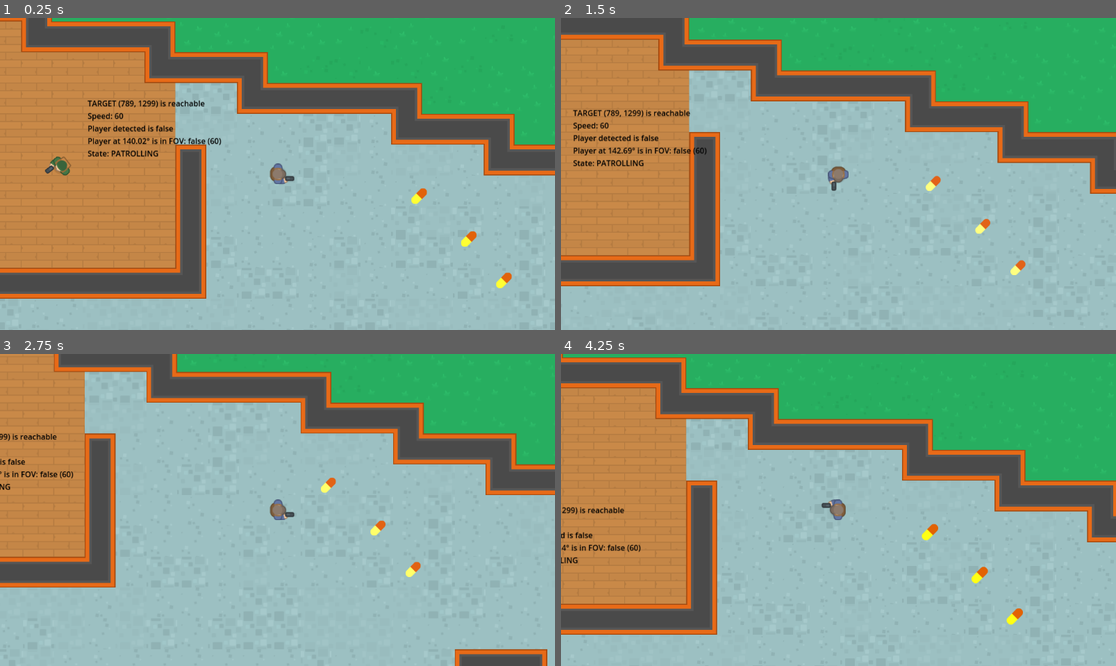
Above: before the commit, frames 1-4 (two rows, left to right).
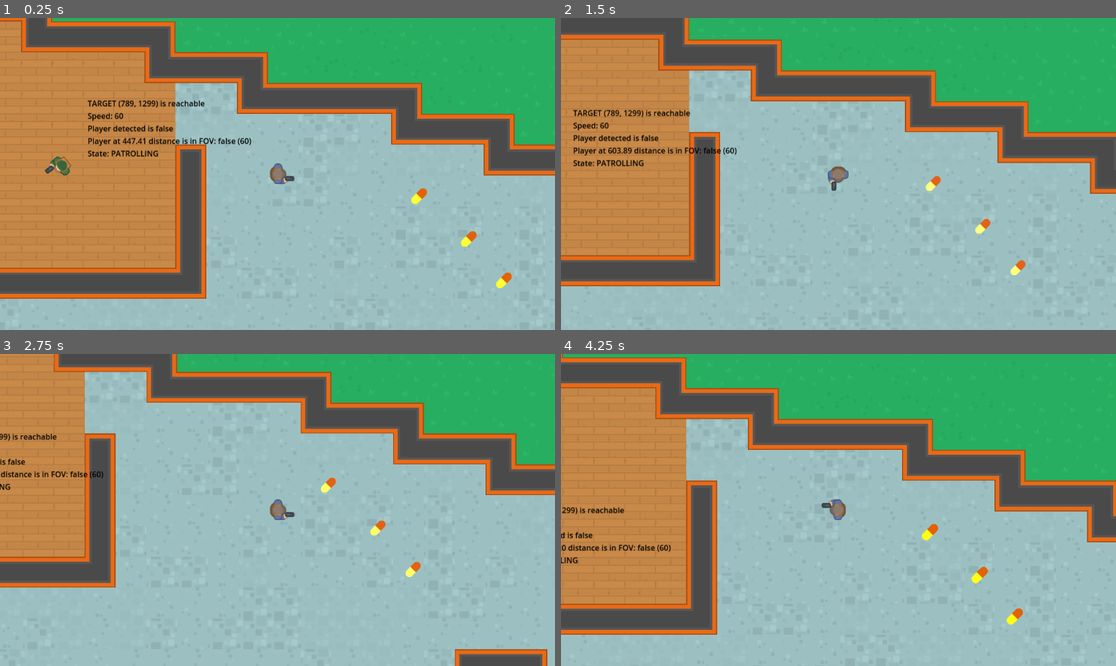
Above: after the commit, the same moments.

Repository: fj0lverkr/do-not-mind-me
Game: Godot game, scene res://scenes/level_map/level_map.tscn
Two runs of this game, one before a commit and one after it. Both use one fixed random seed, a clock stepped at 60 frames per second and the inputs below. Sound files missing from this copy of the repository are replaced by a short silence.
Inputs:
- Up to frame 1 (0.25 s): no input
- Up to frame 2 (1.5 s): hold D (right) 0.53-1.28 s; hold S (down) from 1.28 s (still down)
- Up to frame 3 (2.75 s): release S (down) at 2.03 s; hold D (right) from 2.03 s (still down)
- Up to frame 4 (4.25 s): release D (right) at 2.78 s; hold W (up) 2.78-3.53 s; hold A (left) from 3.53 s (still down)

The runs differ from the first frame. In frame 1, 0.3% of the frame differs, in the area x 22-46%, y 38-41%; in frame 2, 0.3%; in frame 3, 0.2%; in frame 4, 0.3%.

Commit message:
prevent NPC from getting too close to player

Diff:
--- a/scenes/npc/npc.gd
+++ b/scenes/npc/npc.gd
@@ -17,6 +17,8 @@
 	NPC_STATE.SEARCHING: 80,
 	NPC_STATE.CHASING: 100
 }
+
+const MIN_DISTANCE: float = 150.0
 
 @onready
 var _sprite_and_gun: Node2D = $SpriteAndGun
@@ -115,6 +117,10 @@
 	_process_movement()
 
 
+func _get_distance_to_player() -> float:
+	return global_position.distance_to(_player_ref.global_position)
+
+
 func _get_angle_to_player() -> float:
 	var direction: Vector2 = global_position.direction_to(_player_ref.global_position)
 	var dot_product: float = direction.dot(velocity.normalized())
@@ -149,7 +155,10 @@
 			var next_nav_point: Vector2 = _nav_agent.get_next_path_position()
 			_sprite_and_gun.look_at(next_nav_point)
 			velocity = global_position.direction_to(next_nav_point) * SPEED[_current_state]
-			move_and_slide()
+
+			if _current_state != NPC_STATE.CHASING or _get_distance_to_player() >= MIN_DISTANCE:
+				move_and_slide()
+
 		else:
 			if _current_state == NPC_STATE.PATROLLING:
 				_patrol_to(_get_next_patrol_point())
@@ -209,7 +218,7 @@
 	var s: String = "TARGET %s is %s" % [_nav_agent.target_position, "reached" if _nav_agent.is_target_reached() else ("reachable" if _nav_agent.is_target_reachable() else "unreachable")]
 	s += "\nSpeed: %s" % SPEED[_current_state]
 	s += "\nPlayer detected is %s" % _detect_player()
-	s += "\nPlayer at %.2f° is in FOV: %s (%s)" % [_get_angle_to_player(), _player_in_fov(), FOV[_current_state]]
+	s += "\nPlayer at %.2f distance is in FOV: %s (%s)" % [_get_distance_to_player(), _player_in_fov(), FOV[_current_state]]
 	s += "\nState: %s" % NPC_STATE.find_key(_current_state)
 
 	_debug_label.text = s
